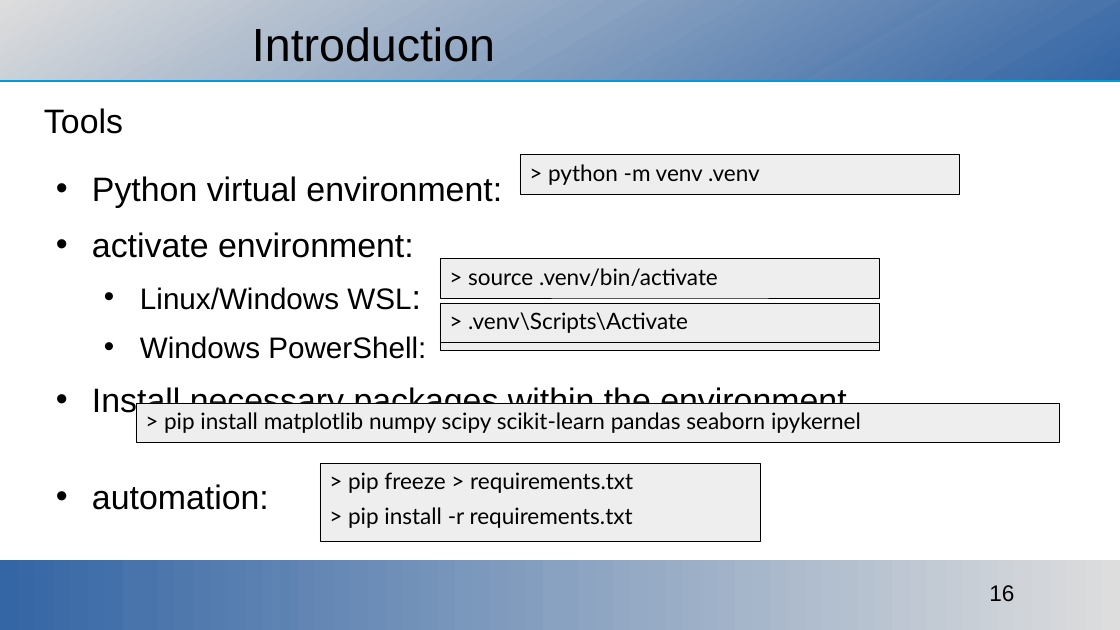
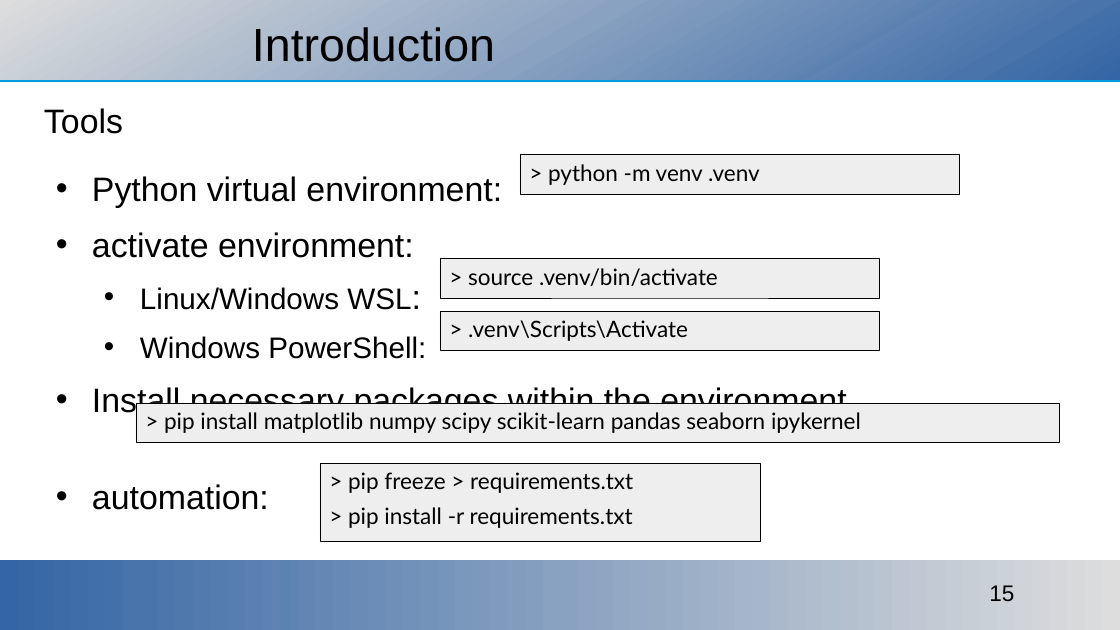
Before and after one commit to ajakovac/ML-in-Practice-I, a slide deck: slide 15 of ML in practice.odp (slide 16 before the commit). Drawn at 1120x630 pixels with LibreOffice and Linux fonts; fonts in the diff are those of the drawing; background and template pictures are left out. Boxes give left, top, right and bottom in pixels: in the first picture for what was removed or moved away, otherwise in the second. Text is boxed around its words. In the diff, an @@ line names an element or a change of style, - is before the commit and + after.

```diff
--- a/ML in practice.odp
+++ b/ML in practice.odp
@@ rectangle "> .venv\Scripts\Activate": place and size @@
-rectangle "> .venv\Scripts\Activate" at <box>440,303,880,351</box>
+rectangle "> .venv\Scripts\Activate" at <box>440,311,880,351</box>
@@ rectangle "> .venv\Scripts\Activate" at <box>440,311,880,351</box>: size 20 to 16 pt @@
@@ rectangle removed at <box>440,303,880,343</box> @@
-> .venv\Scripts\Activate
@@ page number at <box>989,585,1014,601</box>: text changed @@
-16
+15
```
Also in this commit, not shown: 3 other slides changed, 1 slide removed, 1 other file.
